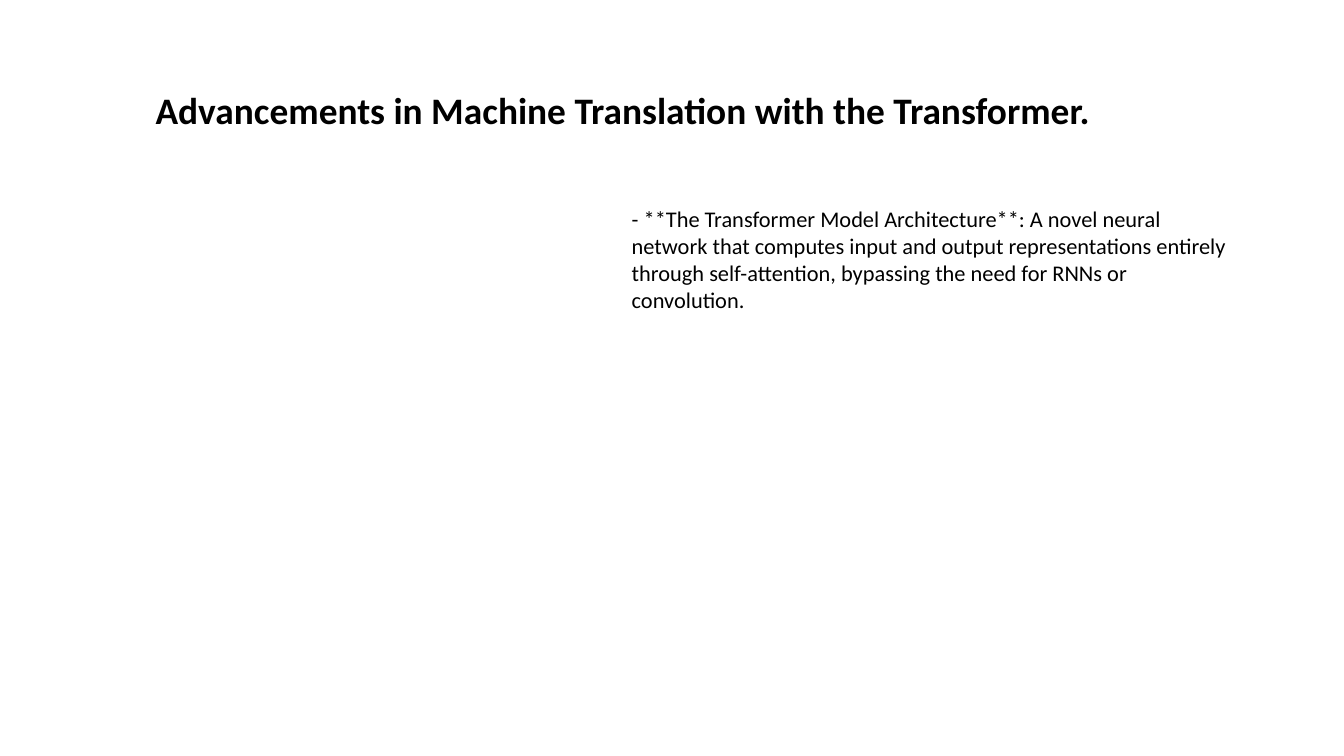
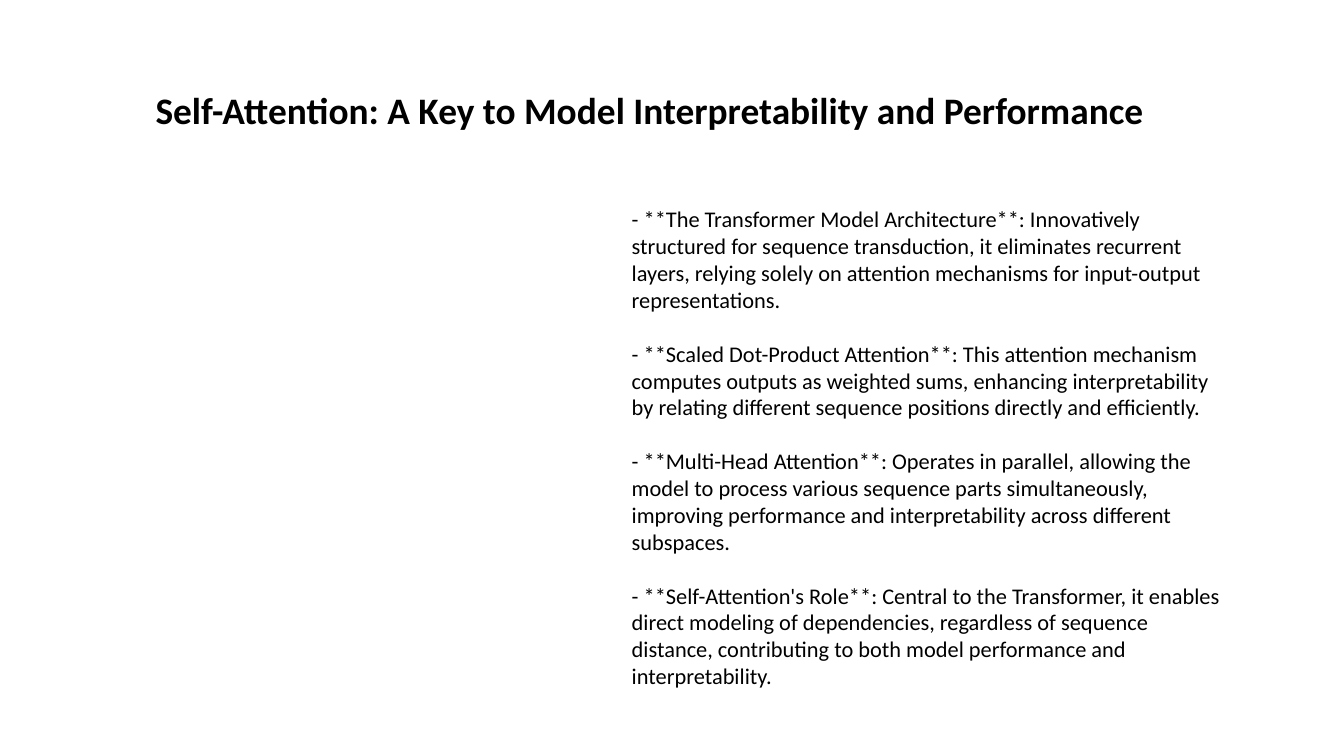
Before and after one commit to Jessie-ZhaoXi/dsa4213-ppt-generator, a slide deck: slide 7 of my_ppts/attention_mode1.pptx (slide 8 before the commit). Drawn at 1344x756 pixels with LibreOffice and Linux fonts; fonts in the diff are those of the drawing; background and template pictures are left out. Boxes give left, top, right and bottom in pixels: in the first picture for what was removed or moved away, otherwise in the second. Text is boxed around its words. In the diff, an @@ line names an element or a change of style, - is before the commit and + after.

```diff
--- a/my_ppts/attention_mode1.pptx
+++ b/my_ppts/attention_mode1.pptx
@@ text at (156,97,1143,130): text changed @@
-Advancements in Machine Translation with the Transformer.
+Self-Attention: A Key to Model Interpretability and Performance
@@ text at (632,211,1219,661): text changed @@
-- **The Transformer Model Architecture**: A novel neural network that computes input and output representations entirely through self-attention, bypassing the need for RNNs or convolution.
+- **The Transformer Model Architecture**: Innovatively structured for sequence transduction, it eliminates recurrent layers, relying solely on attention mechanisms for input-output representations.
+- **Scaled Dot-Product Attention**: This attention mechanism computes outputs as weighted sums, enhancing interpretability by relating different sequence positions directly and efficiently.
+- **Multi-Head Attention**: Operates in parallel, allowing the model to process various sequence parts simultaneously, improving performance and interpretability across different subspaces.
+- **Self-Attention's Role**: Central to the Transformer, it enables direct modeling of dependencies, regardless of sequence distance, contributing to both model performance and interpretability.
```
Also in this commit, not shown: 5 other slides changed, 2 slides added, 7 slides removed, 31 other files.
